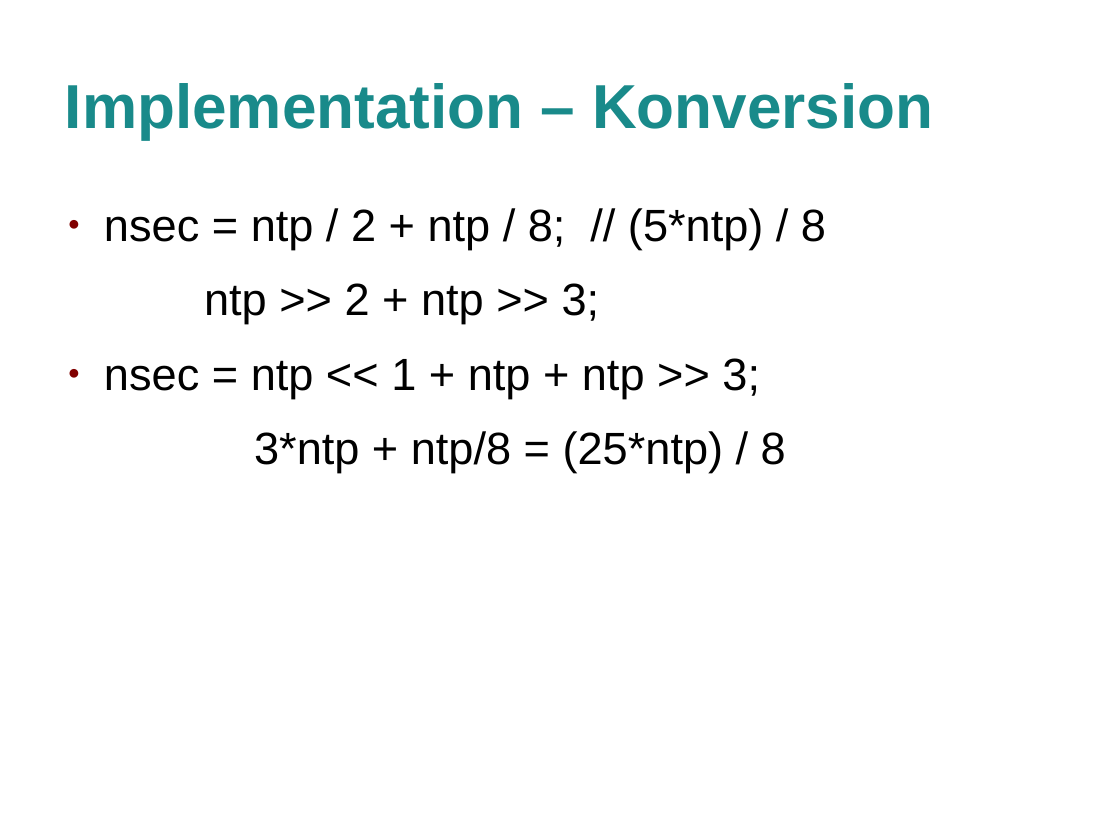
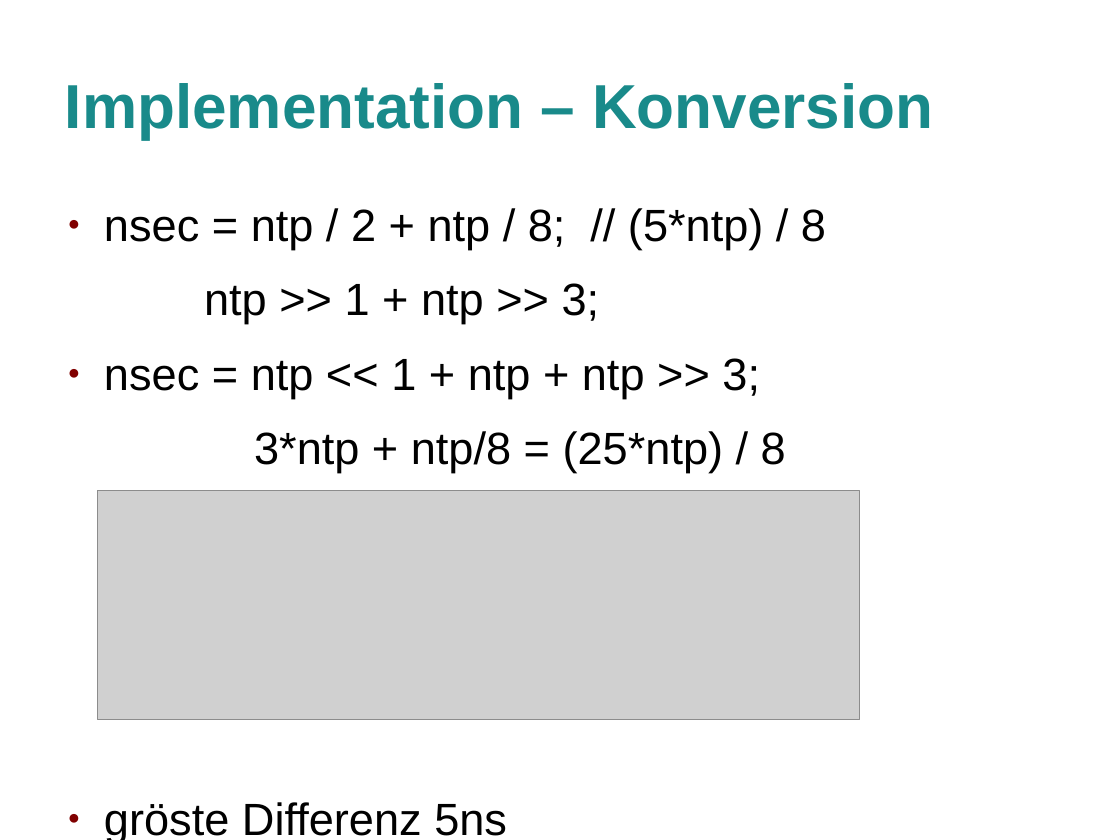
Before and after one commit to jlusticky/Bachelor-thesis, a slide deck: slide 17 of kolloquium/kolloquium.odp. Drawn at 1120x840 pixels with LibreOffice and Linux fonts; fonts in the diff are those of the drawing; grey boxes stand for pictures; background and template pictures are left out. Boxes give left, top, right and bottom in pixels: in the first picture for what was removed or moved away, otherwise in the second. Text is boxed around its words. In the diff, an @@ line names an element or a change of style, - is before the commit and + after.

```diff
--- a/kolloquium/kolloquium.odp
+++ b/kolloquium/kolloquium.odp
@@ text at [204, 283, 600, 324]: text changed @@
-ntp >> 2 + ntp >> 3;
+ntp >> 1 + ntp >> 3;
@@ picture added at [98, 491, 860, 720] @@
@@ text at [104, 802, 507, 840]: paragraph added @@
+● gröste Differenz 5ns
```
Also in this commit, not shown: 1 other slide changed, 4 slides added, 4 other files.
